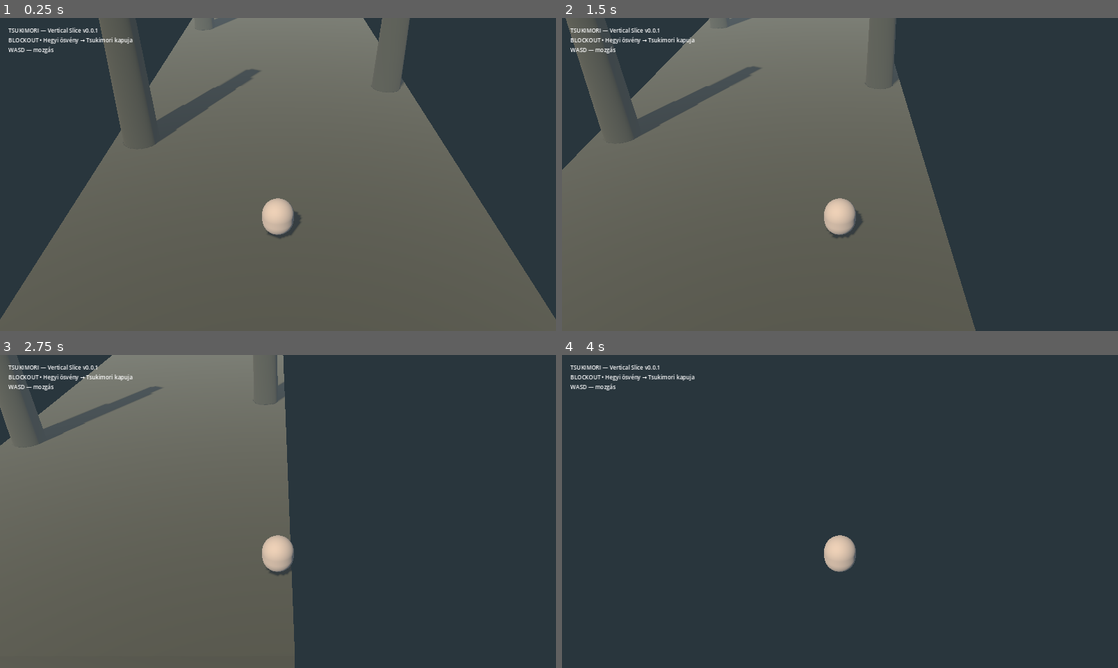
Above: before the commit, frames 1-4 (two rows, left to right).
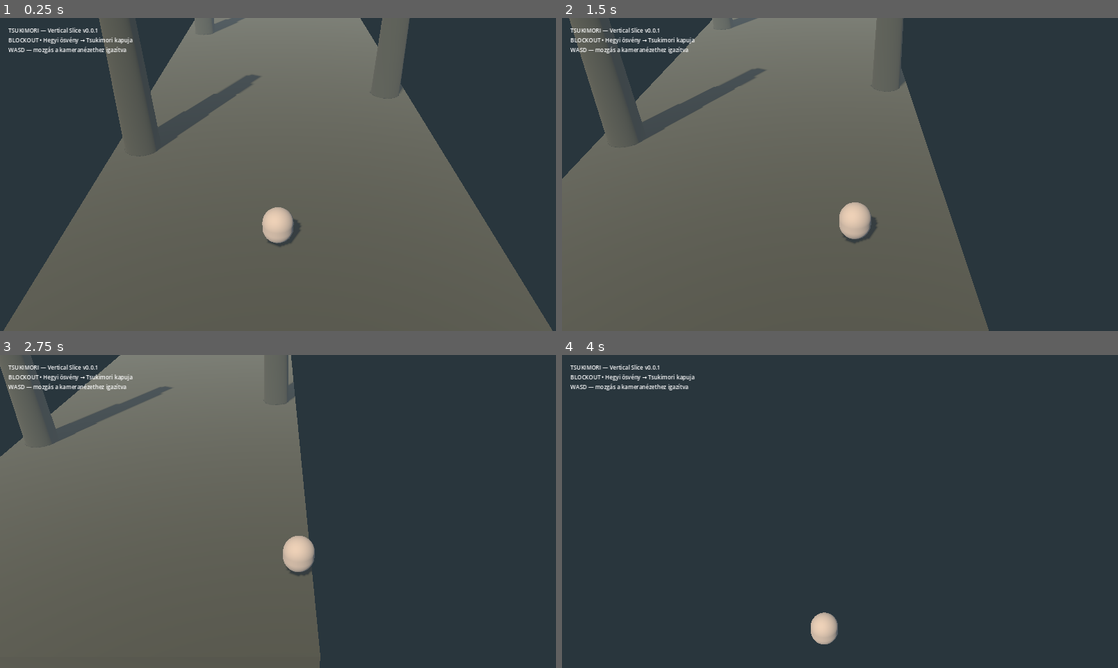
Above: after the commit, the same moments.

Repository: likop93/Tsukimori-Z-rt-Vil-g
Game: Godot game, scene res://scenes/main.tscn
Same seed, same stepped clock (60 frames per second), same inputs: the game is played once before the commit and once after it.
Inputs (mouse positions are in pixels of both pictures, inside the frame that each line leads up to):
- Up to frame 1 (0.25 s): no input
- Up to frame 2 (1.5 s): move the mouse to (962, 158) at 0.52 s; hold D 0.53-1.28 s; click (962, 158) at 0.67 s; move the mouse to (728, 190) at 1.27 s; hold S from 1.28 s (still down)
- Up to frame 3 (2.75 s): move the mouse to (333, 442) at 2.02 s; release S at 2.03 s; hold D from 2.03 s (still down)
- Up to frame 4 (4 s): move the mouse to (812, 574) at 2.77 s; release D at 2.78 s; hold W 2.78-3.53 s; click (812, 574) at 2.92 s; move the mouse to (1006, 558) at 3.52 s; hold A from 3.53 s (still down)

The runs differ from the first frame. In frame 1, 3.7% of the frame differs, in the area x 0-100%, y 0-100%; in frame 2, 4.1%; in frame 3, 5.7%, in the area x 0-58%, y 0-100%; in frame 4, 1.1%.

Commit message:
Add smooth directed camera zones and camera-relative movement
Keep the camera independent from player rotation and blend between the start, path-side and gate shots. Drive WASD from the current camera view and turn only the character visual toward movement.

Add Godot regression coverage for camera follow, forward/reverse zone transitions, camera-relative controls and the existing gate trigger. Document the editable shot settings.

Diff:
--- a/scenes/player/player.tscn
+++ b/scenes/player/player.tscn
@@ -1,6 +1,7 @@
-[gd_scene load_steps=4 format=3]
+[gd_scene load_steps=5 format=3]
 
 [ext_resource type="Script" path="res://scripts/player_controller.gd" id="1_player"]
+[ext_resource type="Script" path="res://scripts/directed_camera.gd" id="2_camera"]
 
 [sub_resource type="CapsuleShape3D" id="CapsuleShape_player"]
 radius = 0.42
@@ -23,6 +24,7 @@
 
 [node name="CameraPivot" type="Node3D" parent="."]
 position = Vector3(0, 1.0, 0)
+script = ExtResource("2_camera")
 
 [node name="Camera3D" type="Camera3D" parent="CameraPivot"]
 position = Vector3(0, 7.2, 8.8)
--- a/scenes/world/mountain_path.tscn
+++ b/scenes/world/mountain_path.tscn
@@ -1,7 +1,8 @@
-[gd_scene load_steps=12 format=3]
+[gd_scene load_steps=16 format=3]
 
 [ext_resource type="Script" path="res://scripts/mountain_path.gd" id="1_world"]
 [ext_resource type="PackedScene" path="res://scenes/player/player.tscn" id="2_player"]
+[ext_resource type="Script" path="res://scripts/camera_zone.gd" id="3_camera_zone"]
 
 [sub_resource type="BoxMesh" id="GroundMesh"]
 size = Vector3(12, 0.4, 58)
@@ -22,6 +23,12 @@
 
 [sub_resource type="BoxShape3D" id="TriggerShape"]
 size = Vector3(8, 3, 2.5)
+
+[sub_resource type="BoxShape3D" id="PathCameraShape"]
+size = Vector3(24, 20, 24)
+
+[sub_resource type="BoxShape3D" id="GateCameraShape"]
+size = Vector3(24, 20, 20)
 
 [sub_resource type="StandardMaterial3D" id="GroundMat"]
 albedo_color = Color(0.12, 0.15, 0.13, 1)
@@ -69,6 +76,36 @@
 
 [node name="Player" parent="." instance=ExtResource("2_player")]
 position = Vector3(0, 0.2, 23)
+
+[node name="CameraZones" type="Node3D" parent="."]
+
+[node name="PathSide" type="Area3D" parent="CameraZones"]
+position = Vector3(0, 3, -4)
+collision_layer = 0
+collision_mask = 1
+monitorable = false
+script = ExtResource("3_camera_zone")
+camera_priority = 10
+yaw_degrees = 22.0
+camera_offset = Vector3(0, 6.4, 9.6)
+pitch_degrees = -30.0
+
+[node name="CollisionShape3D" type="CollisionShape3D" parent="CameraZones/PathSide"]
+shape = SubResource("PathCameraShape")
+
+[node name="GateApproach" type="Area3D" parent="CameraZones"]
+position = Vector3(0, 3, -22)
+collision_layer = 0
+collision_mask = 1
+monitorable = false
+script = ExtResource("3_camera_zone")
+camera_priority = 20
+yaw_degrees = -12.0
+camera_offset = Vector3(0, 4.8, 8.2)
+pitch_degrees = -18.0
+
+[node name="CollisionShape3D" type="CollisionShape3D" parent="CameraZones/GateApproach"]
+shape = SubResource("GateCameraShape")
 
 [node name="Trees" type="Node3D" parent="."]
 
@@ -149,6 +186,6 @@
 text = "BLOCKOUT"
 
 [node name="Controls" type="Label" parent="HUD/Margin/VBox"]
-text = "WASD — mozgás"
+text = "WASD — mozgás a kameranézethez igazítva"
 
 [connection signal="body_entered" from="VillageGateTrigger" to="." method="_on_village_gate_trigger_body_entered"]
--- /dev/null
+++ b/scripts/camera_zone.gd
@@ -0,0 +1,10 @@
+extends Area3D
+
+## Author a shot in the world scene. Higher priority wins in overlapping zones.
+@export var camera_priority: int = 0
+@export_range(-180.0, 180.0) var yaw_degrees: float = 0.0
+@export var camera_offset := Vector3(0.0, 7.2, 8.8)
+@export_range(-80.0, -5.0) var pitch_degrees: float = -34.0
+
+func _ready() -> void:
+    add_to_group("camera_zones")
--- /dev/null
+++ b/scripts/directed_camera.gd
@@ -0,0 +1,48 @@
+extends Node3D
+
+const CameraZone = preload("res://scripts/camera_zone.gd")
+
+@export_range(0.1, 20.0) var follow_speed: float = 7.0
+@export_range(0.1, 10.0) var transition_speed: float = 2.0
+
+@onready var player: Node3D = get_parent() as Node3D
+@onready var camera: Camera3D = $Camera3D
+
+var _follow_offset: Vector3
+var _default_offset: Vector3
+var _default_pitch: float
+var _default_yaw: float
+
+func _ready() -> void:
+    _follow_offset = position
+    _default_offset = camera.position
+    _default_pitch = camera.rotation.x
+    _default_yaw = rotation.y
+    # Keep the existing node path for the gate effect, but inherit no player transform.
+    top_level = true
+    global_position = player.global_position + _follow_offset
+    global_rotation = Vector3(0.0, _default_yaw, 0.0)
+
+func _physics_process(delta: float) -> void:
+    var active_zone: CameraZone = null
+    for node in get_tree().get_nodes_in_group("camera_zones"):
+        var zone := node as CameraZone
+        if zone.overlaps_body(player):
+            if active_zone == null or zone.camera_priority > active_zone.camera_priority:
+                active_zone = zone
+
+    var target_offset := _default_offset
+    var target_pitch := _default_pitch
+    var target_yaw := _default_yaw
+    if active_zone != null:
+        target_offset = active_zone.camera_offset
+        target_pitch = deg_to_rad(active_zone.pitch_degrees)
+        target_yaw = deg_to_rad(active_zone.yaw_degrees)
+
+    # Exponential smoothing keeps the response consistent across frame rates.
+    var follow_weight := 1.0 - exp(-follow_speed * delta)
+    var shot_weight := 1.0 - exp(-transition_speed * delta)
+    global_position = global_position.lerp(player.global_position + _follow_offset, follow_weight)
+    rotation.y = lerp_angle(rotation.y, target_yaw, shot_weight)
+    camera.position = camera.position.lerp(target_offset, shot_weight)
+    camera.rotation.x = lerp_angle(camera.rotation.x, target_pitch, shot_weight)
--- a/scripts/player_controller.gd
+++ b/scripts/player_controller.gd
@@ -6,6 +6,7 @@
 @export var rotation_speed: float = 10.0
 
 @onready var visual_body: MeshInstance3D = $PlaceholderBody
+@onready var camera: Camera3D = $CameraPivot/Camera3D
 
 func _ready() -> void:
     add_to_group("player")
@@ -24,18 +25,28 @@
 
     input_axis = input_axis.normalized()
 
-    var desired := Vector3(input_axis.x, 0.0, input_axis.y) * move_speed
-    velocity.x = move_toward(velocity.x, desired.x, acceleration * delta)
-    velocity.z = move_toward(velocity.z, desired.z, acceleration * delta)
+    # Use the visible camera's axes on the ground, including during shot transitions.
+    var right := camera.global_basis.x
+    var back := camera.global_basis.z
+    right.y = 0.0
+    back.y = 0.0
+    var direction := right.normalized() * input_axis.x + back.normalized() * input_axis.y
+    var desired := direction.normalized() * move_speed
+    var horizontal_velocity := Vector3(velocity.x, 0.0, velocity.z)
+    horizontal_velocity = horizontal_velocity.move_toward(desired, acceleration * delta)
+    velocity.x = horizontal_velocity.x
+    velocity.z = horizontal_velocity.z
 
     if not is_on_floor():
         velocity.y -= gravity * delta
     else:
         velocity.y = -0.5
 
-    if input_axis.length() > 0.01:
-        var target_angle := atan2(desired.x, desired.z)
-        # Rotate only the visual so CameraPivot keeps a fixed world orientation.
-        visual_body.rotation.y = lerp_angle(visual_body.rotation.y, target_angle, rotation_speed * delta)
+    move_and_slide()
 
-    move_and_slide()
+    # Face the actual movement after collisions; the player root and camera stay independent.
+    if Vector2(velocity.x, velocity.z).length() > 0.01:
+        var target_angle := atan2(velocity.x, velocity.z)
+        visual_body.global_rotation.y = lerp_angle(
+            visual_body.global_rotation.y, target_angle, 1.0 - exp(-rotation_speed * delta)
+        )
--- /dev/null
+++ b/tests/camera_regression.gd
@@ -0,0 +1,135 @@
+extends SceneTree
+
+# Run: godot --headless --path . --script res://tests/camera_regression.gd
+var failures: int = 0
+var world: Node3D
+var player: CharacterBody3D
+var rig: Node3D
+var camera: Camera3D
+
+func _initialize() -> void:
+    call_deferred("run_checks")
+
+func expect(condition: bool, message: String) -> void:
+    if not condition:
+        failures += 1
+        push_error(message)
+
+func frames(count: int) -> void:
+    for frame in range(count):
+        await physics_frame
+
+func set_key(key: Key, pressed: bool) -> void:
+    var event := InputEventKey.new()
+    event.keycode = key
+    event.pressed = pressed
+    Input.parse_input_event(event)
+
+func settle_at(z: float) -> void:
+    player.global_position = Vector3(0.0, 0.1, z)
+    player.velocity = Vector3.ZERO
+    await frames(240)
+
+func check_shot(z: float, yaw: float, offset: Vector3, pitch: float) -> void:
+    player.global_position = Vector3(0.0, 0.1, z)
+    player.velocity = Vector3.ZERO
+    var previous_yaw := rig.rotation.y
+    for frame in range(240):
+        await physics_frame
+        var step := absf(angle_difference(previous_yaw, rig.rotation.y))
+        expect(step < deg_to_rad(2.0), "Camera snapped during a zone transition")
+        previous_yaw = rig.rotation.y
+    expect(absf(angle_difference(rig.rotation.y, deg_to_rad(yaw))) < 0.001, "Incorrect zone yaw at z=%s" % z)
+    expect(camera.position.distance_to(offset) < 0.01, "Incorrect zone offset at z=%s" % z)
+    expect(absf(camera.rotation.x - deg_to_rad(pitch)) < 0.001, "Incorrect zone pitch at z=%s" % z)
+    expect(not camera.is_position_behind(player.global_position), "Player behind camera")
+
+func check_controls(z: float) -> void:
+    await settle_at(z)
+    for keys in [[KEY_W], [KEY_S], [KEY_A], [KEY_D], [KEY_W, KEY_D]]:
+        player.global_position.x = 0.0
+        player.global_position.z = z
+        player.velocity = Vector3.ZERO
+        await frames(20)
+        var start := player.global_position
+        for key in keys:
+            set_key(key, true)
+        await frames(35)
+        for key in keys:
+            set_key(key, false)
+        var screen_delta := camera.unproject_position(player.global_position) - camera.unproject_position(start)
+        if KEY_W in keys: expect(screen_delta.y < -1.0, "W must move up the screen")
+        if KEY_S in keys: expect(screen_delta.y > 1.0, "S must move down the screen")
+        if KEY_A in keys: expect(screen_delta.x < -1.0, "A must move left on screen")
+        if KEY_D in keys: expect(screen_delta.x > 1.0, "D must move right on screen")
+        if keys.size() == 1 and (KEY_W in keys or KEY_S in keys):
+            expect(absf(screen_delta.x) < 1.0, "Forward/back drifted sideways on screen")
+        expect(absf(Vector2(player.velocity.x, player.velocity.z).length() - player.move_speed) < 0.01, "Cardinal/diagonal speed differs")
+        var facing := player.get_node("PlaceholderBody").global_basis.z as Vector3
+        var motion := Vector3(player.velocity.x, 0.0, player.velocity.z).normalized()
+        expect(facing.dot(motion) > 0.98, "Visual body does not face actual motion")
+        expect(player.rotation.is_zero_approx(), "Movement rotated the player root")
+        await frames(25)
+        expect(Vector2(player.velocity.x, player.velocity.z).length() < 0.001, "Player failed to stop on key release")
+
+func run_checks() -> void:
+    var main := load("res://scenes/main.tscn").instantiate() as Node
+    root.add_child(main)
+    world = main.get_node("MountainPath")
+    player = world.get_node("Player")
+    rig = player.get_node("CameraPivot")
+    camera = rig.get_node("Camera3D")
+    await frames(60)
+    expect(player.get_script().resource_path == "res://scripts/player_controller.gd", "Player script binding changed")
+    expect(rig.top_level, "Camera still inherits player transforms")
+    var original_basis := camera.global_basis
+    player.rotation.y = 1.2
+    expect(camera.global_basis.is_equal_approx(original_basis), "Player rotation affects camera")
+    player.rotation.y = 0.0
+
+    player.global_position.x += 2.0
+    await frames(2)
+    var follow_error := absf(rig.global_position.x - player.global_position.x)
+    expect(follow_error > 0.1 and follow_error < 2.0, "Follow must ease toward the player")
+    await frames(90)
+    expect(absf(rig.global_position.x - player.global_position.x) < 0.001, "Follow did not converge")
+
+    # Enter, overlap, exit and reverse traversal, using actual Area3D overlaps.
+    await check_shot(20.0, 0.0, Vector3(0, 7.2, 8.8), -34.0)
+    await check_shot(0.0, 22.0, Vector3(0, 6.4, 9.6), -30.0)
+    await check_shot(-14.0, -12.0, Vector3(0, 4.8, 8.2), -18.0)
+    await check_shot(-24.0, -12.0, Vector3(0, 4.8, 8.2), -18.0)
+    await check_shot(-14.0, -12.0, Vector3(0, 4.8, 8.2), -18.0)
+    await check_shot(-5.0, 22.0, Vector3(0, 6.4, 9.6), -30.0)
+    await check_shot(20.0, 0.0, Vector3(0, 7.2, 8.8), -34.0)
+    for z in [20.0, 0.0, -24.0]:
+        await check_controls(z)
+
+    # Hold W during an actual shot change, checking against the current view.
+    await settle_at(9.0)
+    set_key(KEY_W, true)
+    await frames(2)
+    for frame in range(100):
+        await physics_frame
+        var right := camera.global_basis.x
+        var back := camera.global_basis.z
+        back.y = 0.0
+        var motion := Vector3(player.velocity.x, 0.0, player.velocity.z)
+        expect(motion.dot(-back.normalized()) > 0.0, "W reversed during a transition")
+        expect(absf(motion.dot(right)) < 0.25, "Movement did not track camera transition")
+    set_key(KEY_W, false)
+    await frames(30)
+    expect(rig.rotation.y > deg_to_rad(10.0), "Traversal did not activate side shot")
+
+    await settle_at(-20.0)
+    expect(root.get_node("GameState").has_flag("entered_tsukimori"), "Gate trigger failed")
+    expect(world.gate_triggered, "Gate did not latch")
+    expect(world.get_node("HUD/Margin/VBox/Status").text.contains("entered_tsukimori = true"), "Gate HUD failed")
+    expect(is_equal_approx(camera.fov, 40.0), "Gate FOV effect did not recover")
+    root.get_node("GameState").set_flag("entered_tsukimori", false)
+    await settle_at(-24.0)
+    await settle_at(-20.0)
+    expect(not root.get_node("GameState").has_flag("entered_tsukimori"), "Gate triggered more than once")
+
+    print("Camera regression: %s" % ("PASS" if failures == 0 else "%s failures" % failures))
+    quit(0 if failures == 0 else 1)
Not shown, added: docs/CAMERA.md
